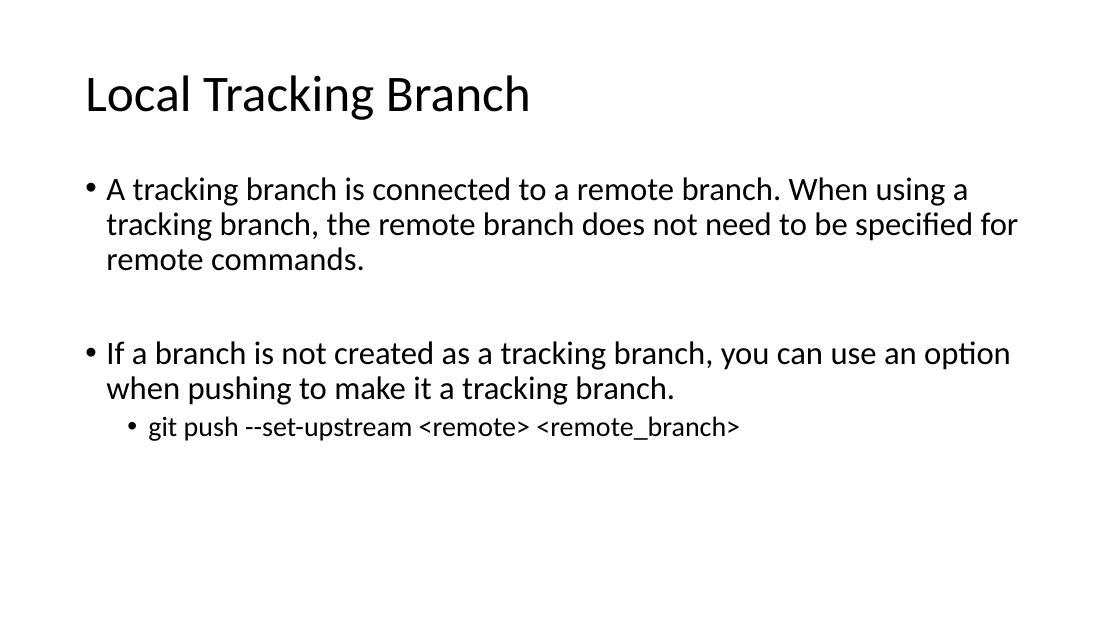
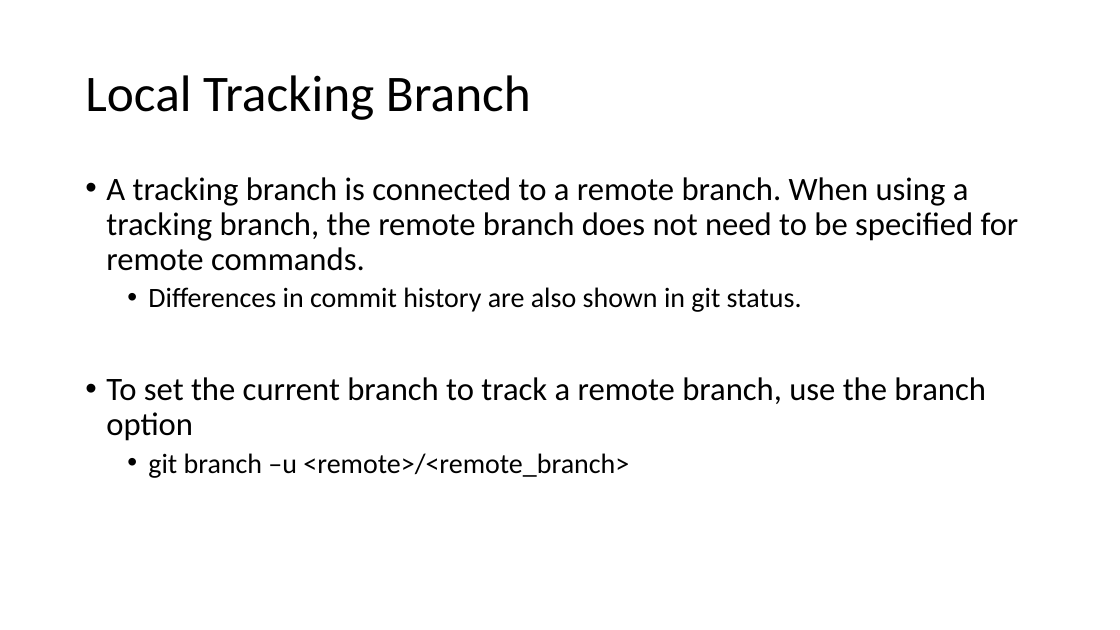
Before and after one commit to sabingautam16/git, a slide deck: slide 20 of Git [Autosaved].pptx (slide 21 before the commit). Drawn at 1120x630 pixels with LibreOffice and Linux fonts; fonts in the diff are those of the drawing. Boxes give left, top, right and bottom in pixels: in the first picture for what was removed or moved away, otherwise in the second. Text is boxed around its words. In the diff, an @@ line names an element or a change of style, - is before the commit and + after.

```diff
--- a/Git [Autosaved].pptx
+++ b/Git [Autosaved].pptx
@@ text at [106,287,986,478]: text changed; size 28 to 24 pt @@
-• If a branch is not created as a tracking branch, you can use an option when pushing to make it a tracking branch.
-  • git push --set-upstream <remote> <remote_branch>
+  • Differences in commit history are also shown in git status.
+• To set the current branch to track a remote branch, use the branch option
+  • git branch –u <remote>/<remote_branch>
```
Also in this commit, not shown: 1 other slide changed.
